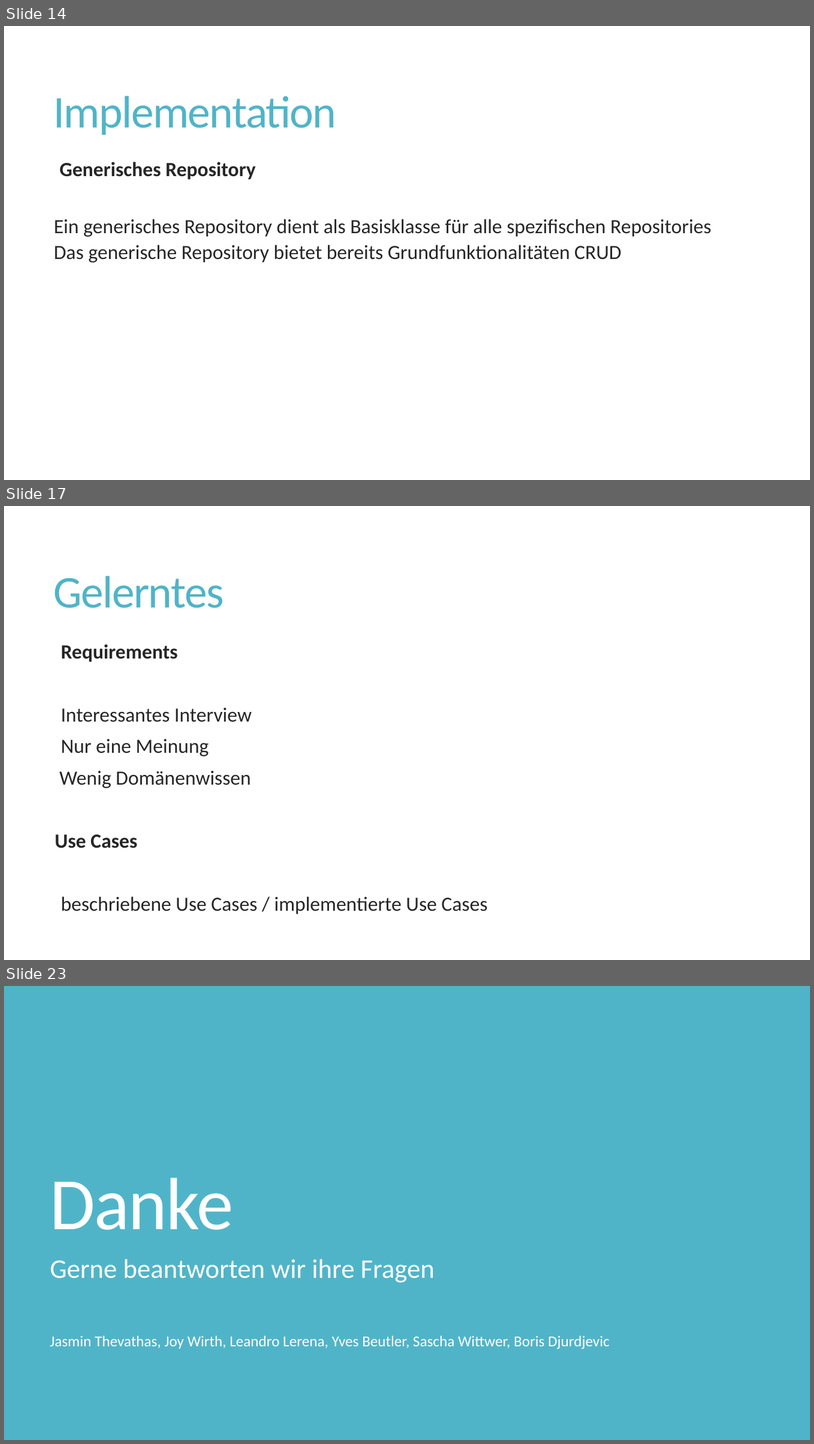
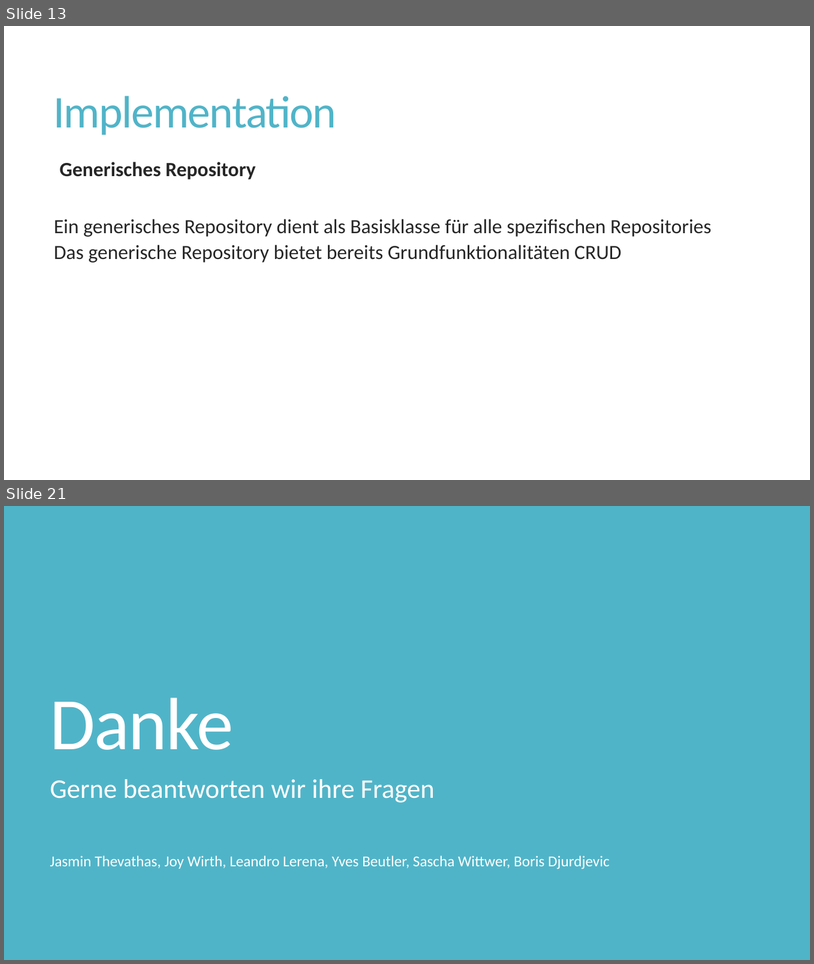
Before and after one commit to wirtj1/relatives, a slide deck: Orange/doc/CS01/task14/FinalPresentation.pptx. Shown one above the other, each under a label of ours: slides 14, 17 and 23 before the commit, slides 13 and 21 after it; the slides between them are not shown. The pictures are 814x1444 and 814x964 pixels, drawn with LibreOffice and Linux fonts; fonts in the diff are those of the drawing. Boxes give left, top, right and bottom in pixels: in the first picture for what was removed or moved away, otherwise in the second. Text is boxed around its words. In the diff, an @@ line names an element or a change of style, - is before the commit and + after.

```diff
--- a/Orange/doc/CS01/task14/FinalPresentation.pptx
+++ b/Orange/doc/CS01/task14/FinalPresentation.pptx
@@ slide 17 removed at bbox=[4, 506, 810, 960], background #FFFFFF @@
@@ title removed at bbox=[54, 576, 224, 608] @@
-Gelerntes
@@ text removed at bbox=[55, 644, 488, 914] @@
-  Requirements
-  Interessantes Interview
-  Nur eine Meinung
-Wenig Domänenwissen
-Use Cases
-  beschriebene Use Cases / implementierte Use Cases
@@ what was slide 14 is now slide 13 @@
@@ what was slide 23 is now slide 21 @@
```
Also in this commit, not shown: 6 slides changed, 1 other slide removed.
